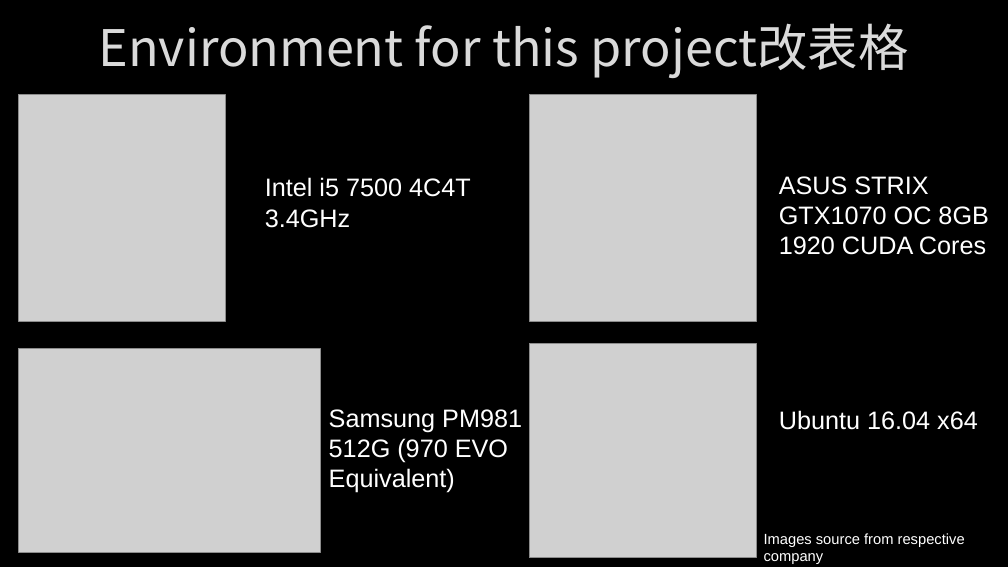
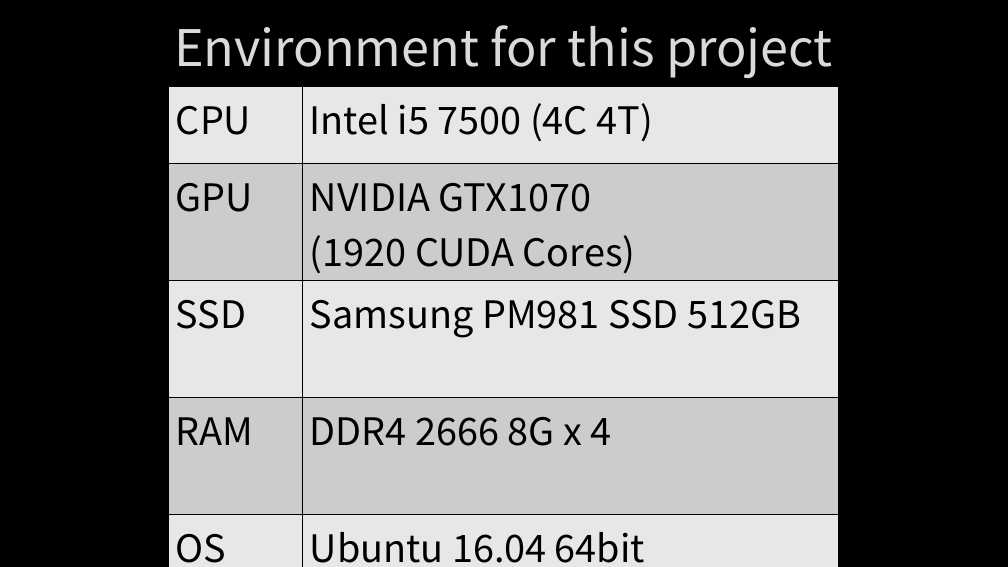
Before and after one commit to Alfons0329/Parallel_Programming_Fall_2018, a slide deck: slide 8 of Final Project/Report.pptx (slide 7 before the commit). Drawn at 1008x567 pixels with LibreOffice and Linux fonts; fonts in the diff are those of the drawing; grey boxes stand for pictures; background and template pictures are left out. Boxes give left, top, right and bottom in pixels: in the first picture for what was removed or moved away, otherwise in the second. Text is boxed around its words. In the diff, an @@ line names an element or a change of style, - is before the commit and + after.

```diff
--- a/Final Project/Report.pptx
+++ b/Final Project/Report.pptx
@@ title at (x1=174, y1=25, x2=833, y2=78): text changed @@
-Environment for this project改表格
+Environment for this project
@@ table added at (x1=169, y1=86, x2=839, y2=567), 5 rows, 2 columns @@
+CPU | Intel i5 7500 (4C 4T)
+GPU | NVIDIA GTX1070 / (1920 CUDA Cores)
+SSD | Samsung PM981 SSD 512GB
+RAM | DDR4 2666 8G x 4
+OS | Ubuntu 16.04 64bit
@@ picture removed at (x1=19, y1=95, x2=225, y2=321) @@
@@ picture removed at (x1=529, y1=95, x2=756, y2=321) @@
@@ text removed at (x1=265, y1=177, x2=471, y2=228) @@
-Intel i5 7500 4C4T
-3.4GHz
@@ text removed at (x1=779, y1=176, x2=988, y2=255) @@
-ASUS STRIX GTX1070 OC 8GB
-1920 CUDA Cores
@@ picture removed at (x1=19, y1=349, x2=321, y2=553) @@
@@ picture removed at (x1=529, y1=343, x2=756, y2=557) @@
@@ text removed at (x1=329, y1=409, x2=522, y2=493) @@
-Samsung PM981
-512G (970 EVO
-Equivalent)
@@ text removed at (x1=779, y1=410, x2=978, y2=430) @@
-Ubuntu 16.04 x64
@@ text removed at (x1=764, y1=533, x2=965, y2=564) @@
-Images source from respective company
```
Also in this commit, not shown: 7 other slides changed, 1 slide added, 1 slide removed, 2 other files.
